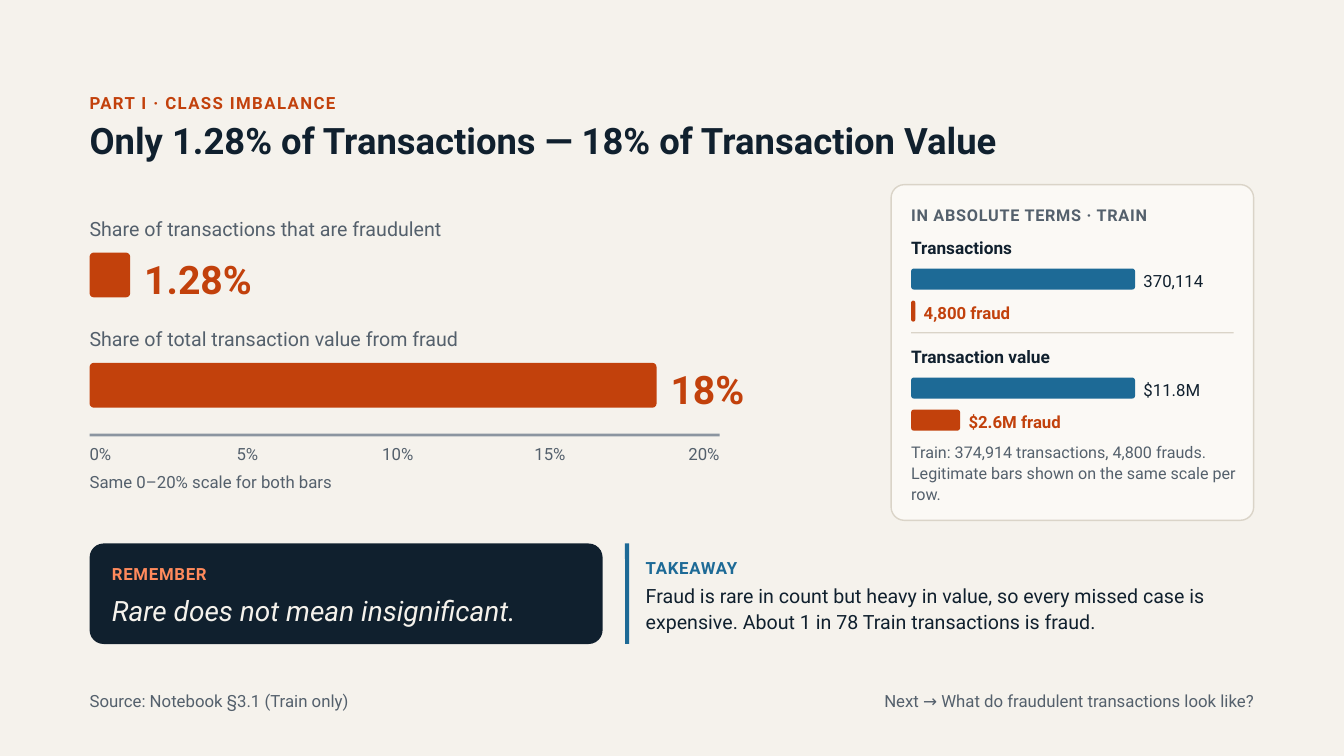
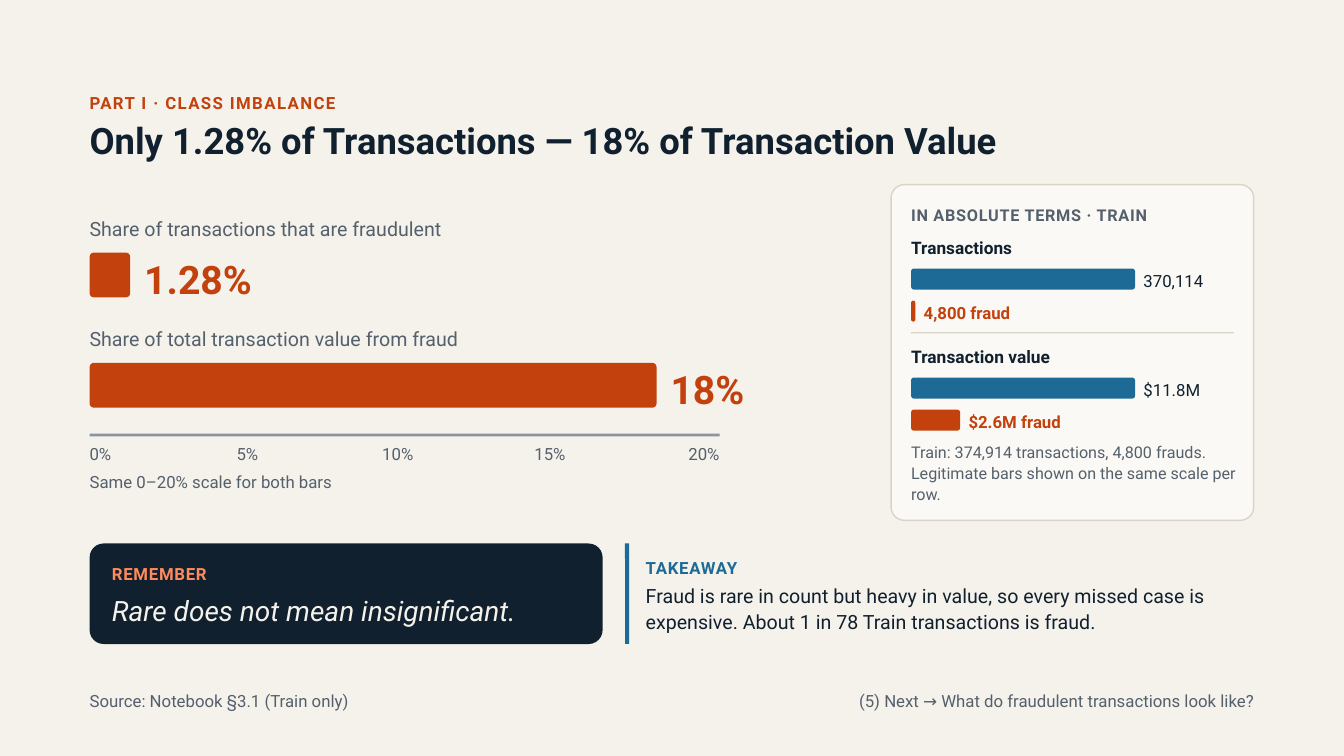
Before and after one commit to DakFu2k6/DS66A_Group_07, a slide deck: slide 5 of Fraud_Detection.pptx. Drawn at 1344x756 pixels with LibreOffice and Linux fonts; fonts in the diff are those of the drawing. Boxes give left, top, right and bottom in pixels: in the first picture for what was removed or moved away, otherwise in the second. Text is boxed around its words. In the diff, an @@ line names an element or a change of style, - is before the commit and + after.

```diff
--- a/Fraud_Detection.pptx
+++ b/Fraud_Detection.pptx
@@ text at (x1=859, y1=694, x2=1253, y2=711): text changed @@
-Next → What do fraudulent transactions look like?
+(5) Next → What do fraudulent transactions look like?
```
Also in this commit, not shown: 23 other slides changed, 1 other file.
